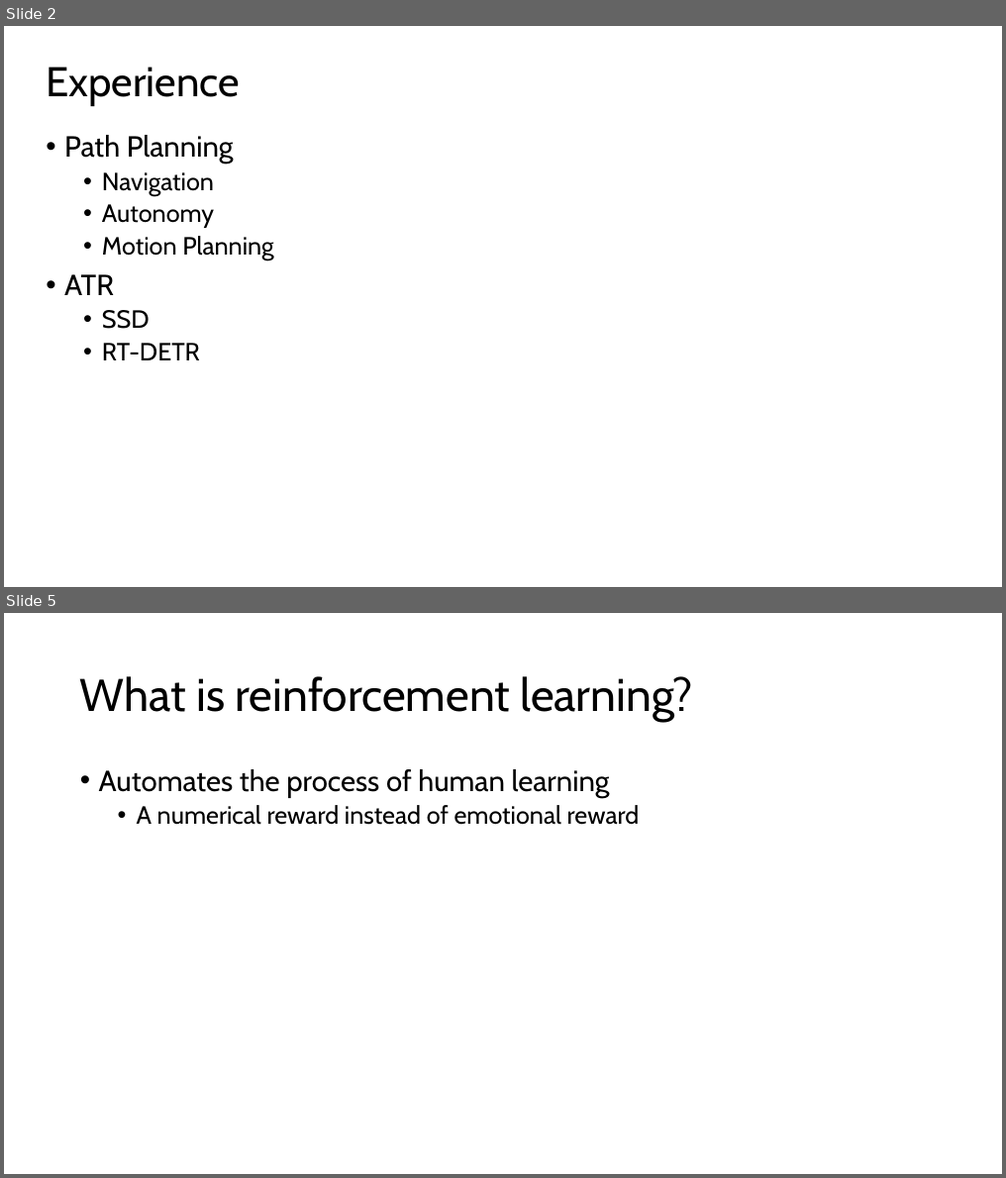
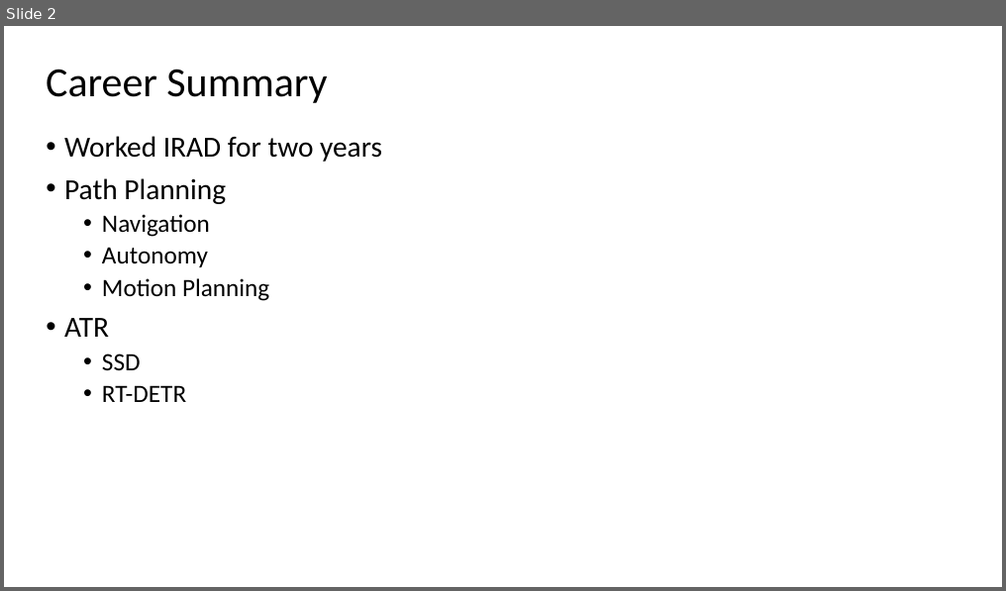
Before and after one commit to akshaygulabrao/flappybird-monorepo, a slide deck: Slides.pptx. Shown one above the other, each under a label of ours: slides 2 and 5 before the commit, slide 2 after it; the slides between them are not shown. The pictures are 1006x1178 and 1006x591 pixels, drawn with LibreOffice and Linux fonts; fonts in the diff are those of the drawing. Boxes give left, top, right and bottom in pixels: in the first picture for what was removed or moved away, otherwise in the second. Text is boxed around its words. In the diff, an @@ line names an element or a change of style, - is before the commit and + after.

```diff
--- a/Slides.pptx
+++ b/Slides.pptx
@@ slide 5 removed at [4, 613, 1002, 1174], background #FFFFFF @@
@@ title removed at [80, 676, 692, 722] @@
-What is reinforcement learning?
@@ text removed at [99, 769, 640, 825] @@
-• Automates the process of human learning
-  • A numerical reward instead of emotional reward
@@ slide 2 changed as well @@
@@ text at [46, 69, 327, 103]: text changed; font Cabin to Calibri @@
-Experience
+Career Summary
@@ text at [64, 136, 382, 162]: paragraph added @@
+• Worked IRAD for two years
@@ text at [64, 178, 269, 402]: font Cabin to Calibri in "Path Planning", "Navigation", "Autonomy", "Motion Planning" and 3 more places @@
```
Also in this commit, not shown: 1 other slide changed, 8 slides added, 13 other slides removed, 6 other files.
